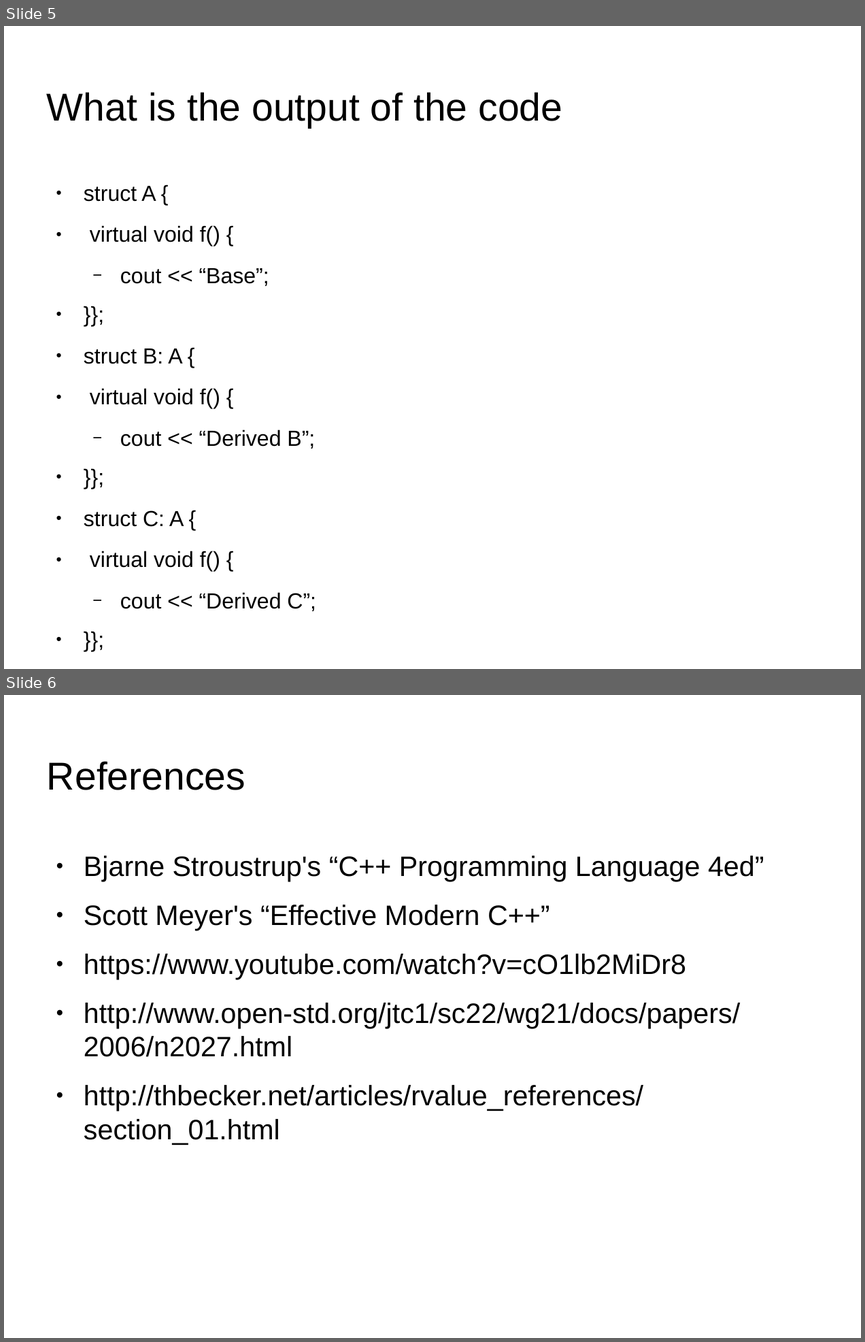
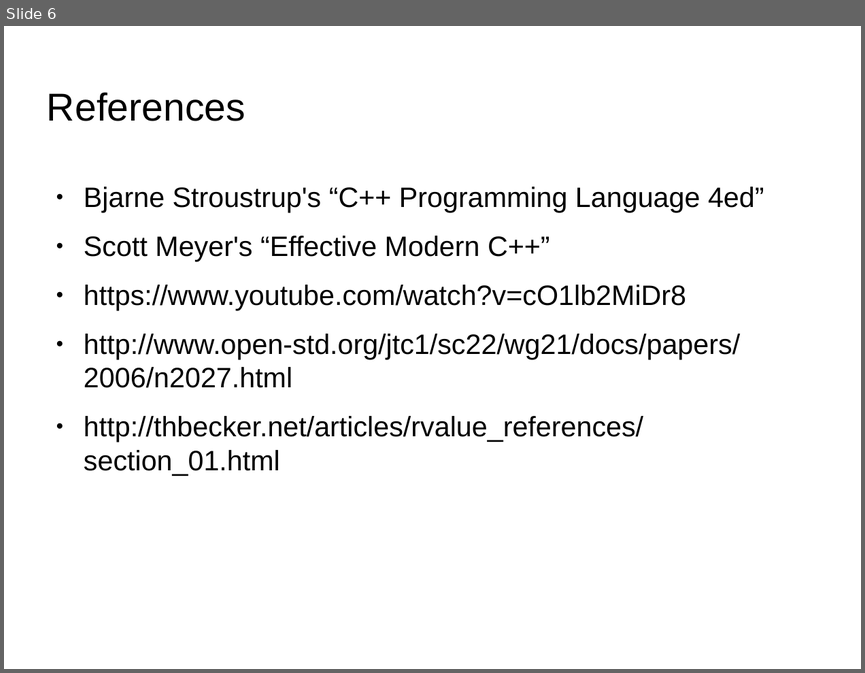
Before and after one commit to kks32/cpp-software-development, a slide deck: Ex_17_RTTI_Metaprogramming_Traits/Ex_17_RTTI_Metaprogramming_Traits.odp. Shown one above the other, each under a label of ours: slides 5 and 6 before the commit, slide 6 after it. The pictures are 865x1342 and 865x673 pixels, drawn with LibreOffice and Linux fonts; fonts in the diff are those of the drawing; background and template pictures are left out. Boxes give left, top, right and bottom in pixels: in the first picture for what was removed or moved away, otherwise in the second. Text is boxed around its words. In the diff, an @@ line names an element or a change of style, - is before the commit and + after.

```diff
--- a/Ex_17_RTTI_Metaprogramming_Traits/Ex_17_RTTI_Metaprogramming_Traits.odp
+++ b/Ex_17_RTTI_Metaprogramming_Traits/Ex_17_RTTI_Metaprogramming_Traits.odp
@@ slide 5 removed at [4, 26, 861, 669], background picture (left out) @@
@@ title removed at [47, 92, 563, 128] @@
-What is the output of the code
@@ text removed at [84, 186, 316, 611] @@
-● struct A {
-● virtual void f() {
-  − cout << “Base”;
-● }};
-● struct B: A {
-● virtual void f() {
-  − cout << “Derived B”;
-● }};
-● struct C: A {
-● virtual void f() {
-  − cout << “Derived C”;
-● }};
```
Also in this commit, not shown: 1 slide added, 1 other file.
